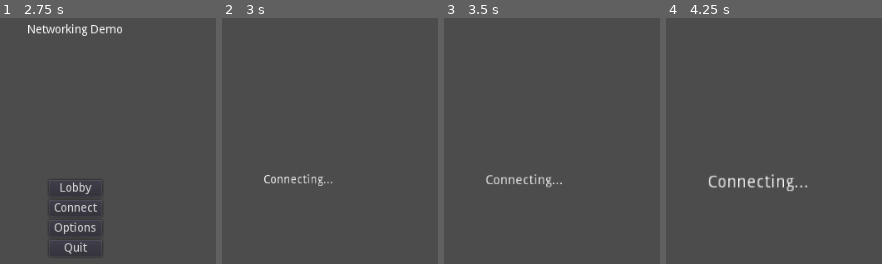
Above: before the commit, frames 1-4 (left to right).
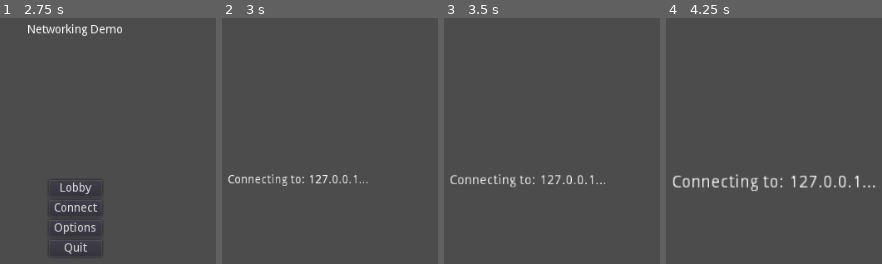
Above: after the commit, the same moments.

Repository: profan/spacegame-net
Game: Godot game, scene res://menus/main_menu.tscn
Two runs of this game, one before a commit and one after it. Both use one fixed random seed, a clock stepped at 60 frames per second and the inputs below.
Inputs:
- Up to frame 1 (2.75 s): click "Lobby" at 0.5 s; click "Lobby" at 1.25 s; click "Lobby" at 2 s
- Up to frame 2 (3 s): click "Connect" at 2.75 s
- Up to frame 3 (3.5 s): no input
- Up to frame 4 (4.25 s): tap Enter at 3.5 s

Frame 1 is identical in both runs. In frame 2, 1.1% of the frame differs, in the area x 2-68%, y 63-69%; in frame 3, 1.3%; in frame 4, 2.3%, in the area x 3-97%, y 63-71%.

Commit message:
show connecting to address as well

Diff:
--- a/states/connecting.gd
+++ b/states/connecting.gd
@@ -1,4 +1,6 @@
 extends Control
+
+onready var title = get_node("center/title")
 
 var from_scene_name = false
 
@@ -6,6 +8,7 @@
 	Net.join_server("127.0.0.1", Net.DEFAULT_HOST_PORT)
 	Net.connect("on_connection_successful", self, "_on_connection_successful")
 	Net.connect("on_connection_failure", self, "_on_connection_failure")
+	title.text = "Connecting to: %s..." % Net.get_host_ip()
 
 func _unhandled_input(event):
 	if event is InputEventKey:
--- a/states/connecting.tscn
+++ b/states/connecting.tscn
@@ -16,30 +16,42 @@
 size_flags_vertical = 1
 script = ExtResource( 1 )
 
-[node name="title" type="Label" parent="." index="0"]
+[node name="center" type="CenterContainer" parent="." index="0"]
 
-anchor_left = 0.5
-anchor_top = 0.5
-anchor_right = 0.5
-anchor_bottom = 0.5
-margin_left = -41.5
-margin_top = -7.0
-margin_right = 41.5
-margin_bottom = 7.0
+anchor_left = 0.0
+anchor_top = 0.0
+anchor_right = 1.0
+anchor_bottom = 1.0
+rect_pivot_offset = Vector2( 0, 0 )
+mouse_filter = 0
+mouse_default_cursor_shape = 0
+size_flags_horizontal = 1
+size_flags_vertical = 1
+use_top_left = false
+
+[node name="title" type="Label" parent="center" index="0"]
+
+anchor_left = 0.0
+anchor_top = 0.0
+anchor_right = 0.0
+anchor_bottom = 0.0
+margin_left = 438.0
+margin_top = 353.0
+margin_right = 521.0
+margin_bottom = 367.0
 rect_pivot_offset = Vector2( 0, 0 )
 mouse_filter = 2
 mouse_default_cursor_shape = 0
 size_flags_horizontal = 1
 size_flags_vertical = 4
 text = "Connecting..."
-align = 1
 percent_visible = 1.0
 lines_skipped = 0
 max_lines_visible = -1
 script = ExtResource( 2 )
 _sections_unfolded = [ "Rect" ]
 
-[node name="tween" type="Tween" parent="title" index="0"]
+[node name="tween" type="Tween" parent="center/title" index="0"]
 
 repeat = false
 playback_process_mode = 1
